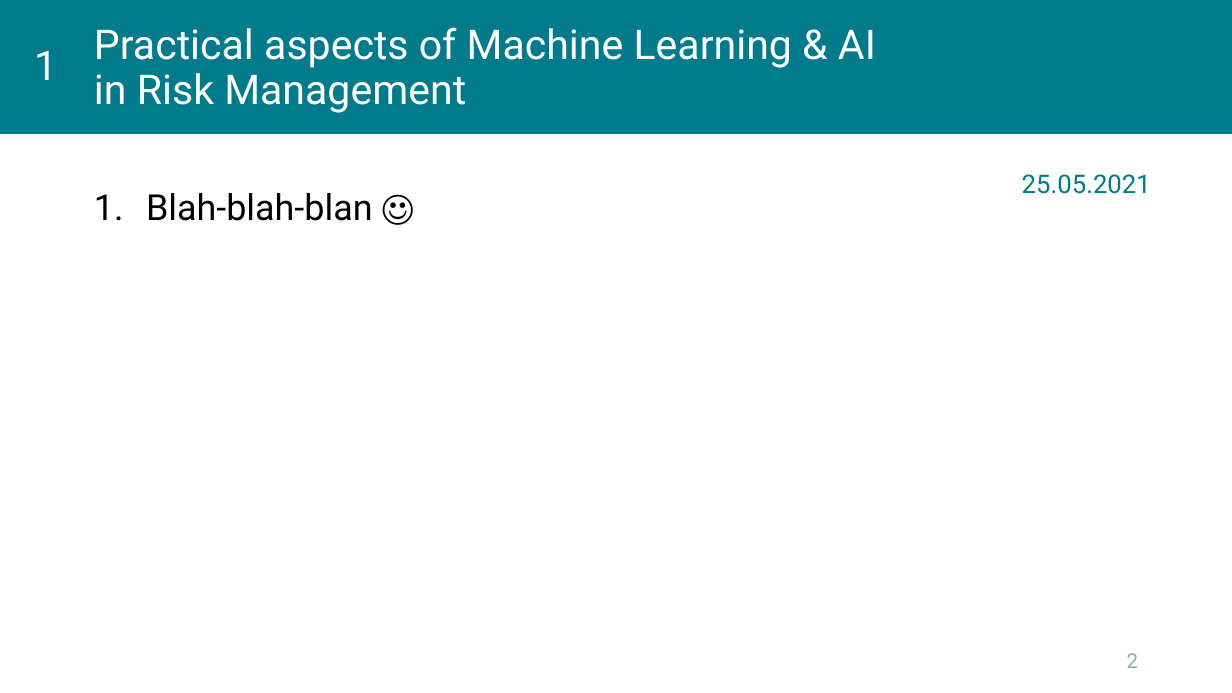
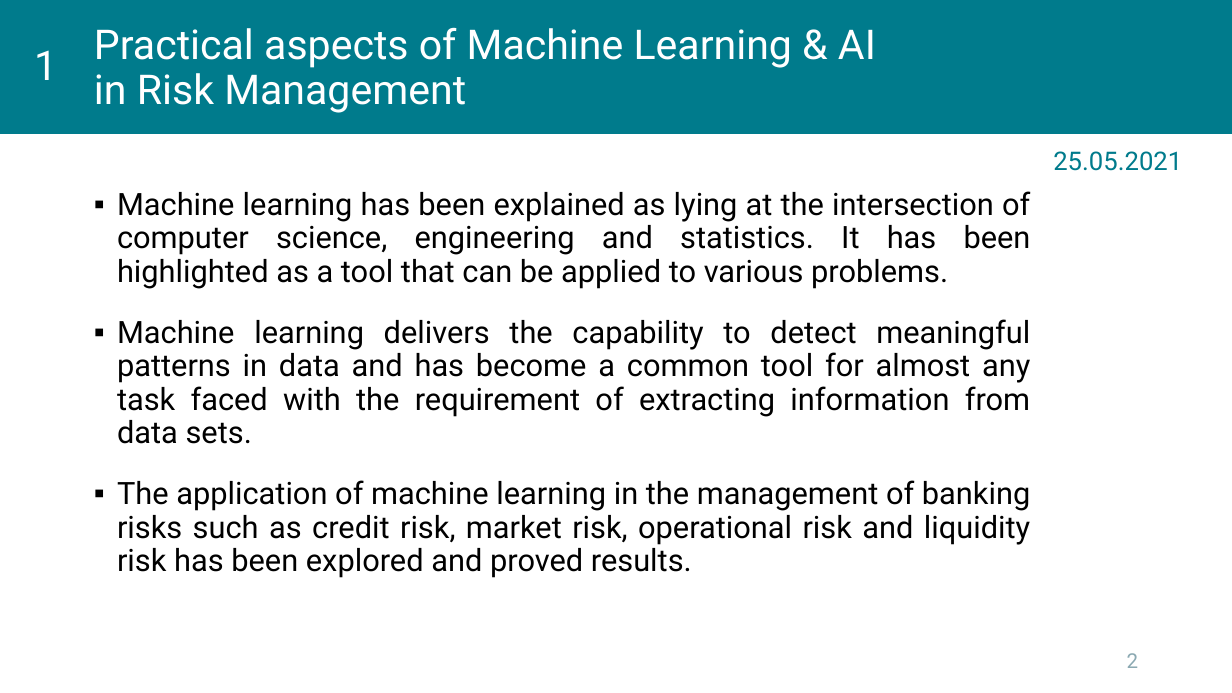
Before and after one commit to kleban/r-course-eng, a slide deck: slide 2 of pptx/00_Course.pptx. Drawn at 1232x693 pixels with LibreOffice and Linux fonts; fonts in the diff are those of the drawing; background and template pictures are left out. Boxes give left, top, right and bottom in pixels: in the first picture for what was removed or moved away, otherwise in the second. Text is boxed around its words. In the diff, an @@ line names an element or a change of style, - is before the commit and + after.

```diff
--- a/pptx/00_Course.pptx
+++ b/pptx/00_Course.pptx
@@ text "25.05.2021": place and size @@
-text "25.05.2021" at box(1022, 174, 1151, 194)
+text "25.05.2021" at box(1053, 151, 1182, 171)
@@ text at box(117, 191, 1031, 578): text changed; size 28 to 24 pt @@
-1. Blah-blah-blan ☺
+▪ Machine learning has been explained as lying at the intersection of computer science, engineering and statistics. It has been highlighted as a tool that can be applied to various problems.
+▪ Machine learning delivers the capability to detect meaningful patterns in data and has become a common tool for almost any task faced with the requirement of extracting information from data sets.
+▪ The application of machine learning in the management of banking risks such as credit risk, market risk, operational risk and liquidity risk has been explored and proved results.
```
Also in this commit, not shown: 7 other slides changed, 1 slide added.
